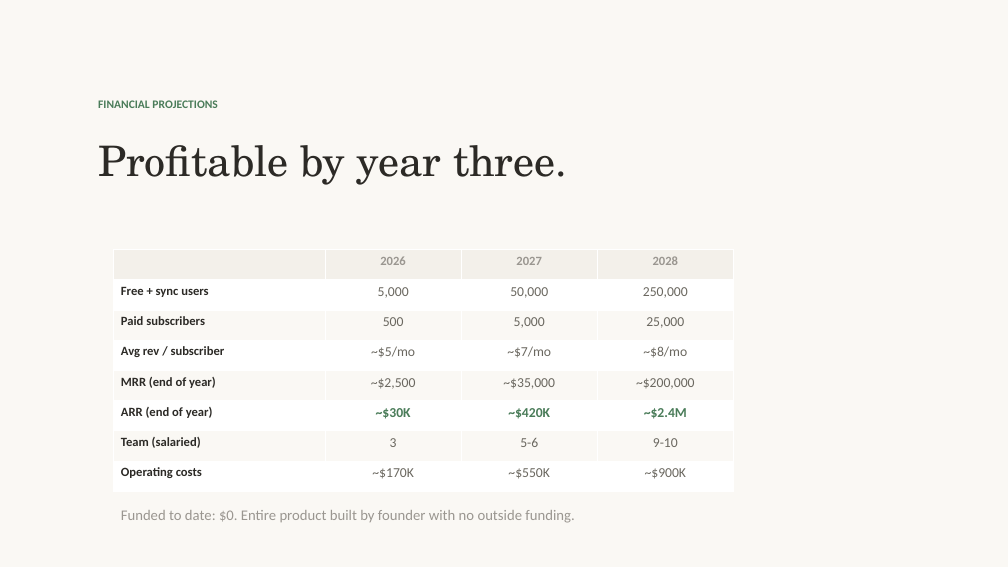
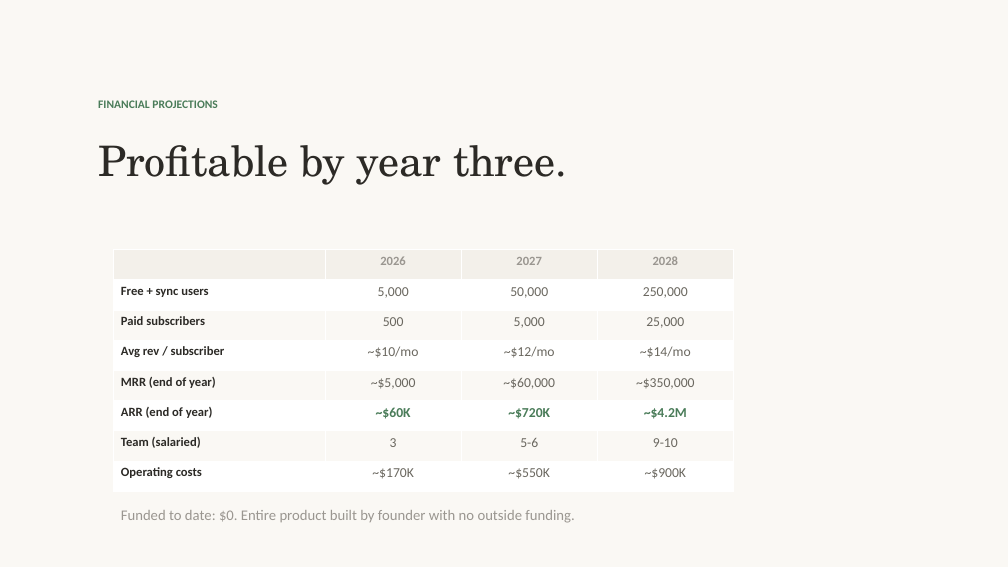
Before and after one commit to OpenParachutePBC/parachute-computer, a slide deck: slide 10 of nvc-pitch-deck.pptx. Drawn at 1008x567 pixels with LibreOffice and Linux fonts; fonts in the diff are those of the drawing. Boxes give left, top, right and bottom in pixels: in the first picture for what was removed or moved away, otherwise in the second. Text is boxed around its words. In the diff, an @@ line names an element or a change of style, - is before the commit and + after.

```diff
--- a/nvc-pitch-deck.pptx
+++ b/nvc-pitch-deck.pptx
@@ table at (x1=113, y1=250, x2=734, y2=492) @@
-row 4: Avg rev / subscriber | ~$5/mo | ~$7/mo | ~$8/mo
+row 4: Avg rev / subscriber | ~$10/mo | ~$12/mo | ~$14/mo
-row 5: MRR (end of year) | ~$2,500 | ~$35,000 | ~$200,000
+row 5: MRR (end of year) | ~$5,000 | ~$60,000 | ~$350,000
-row 6: ARR (end of year) | ~$30K | ~$420K | ~$2.4M
+row 6: ARR (end of year) | ~$60K | ~$720K | ~$4.2M
```
Also in this commit, not shown: 5 other slides changed, 4 other files.
